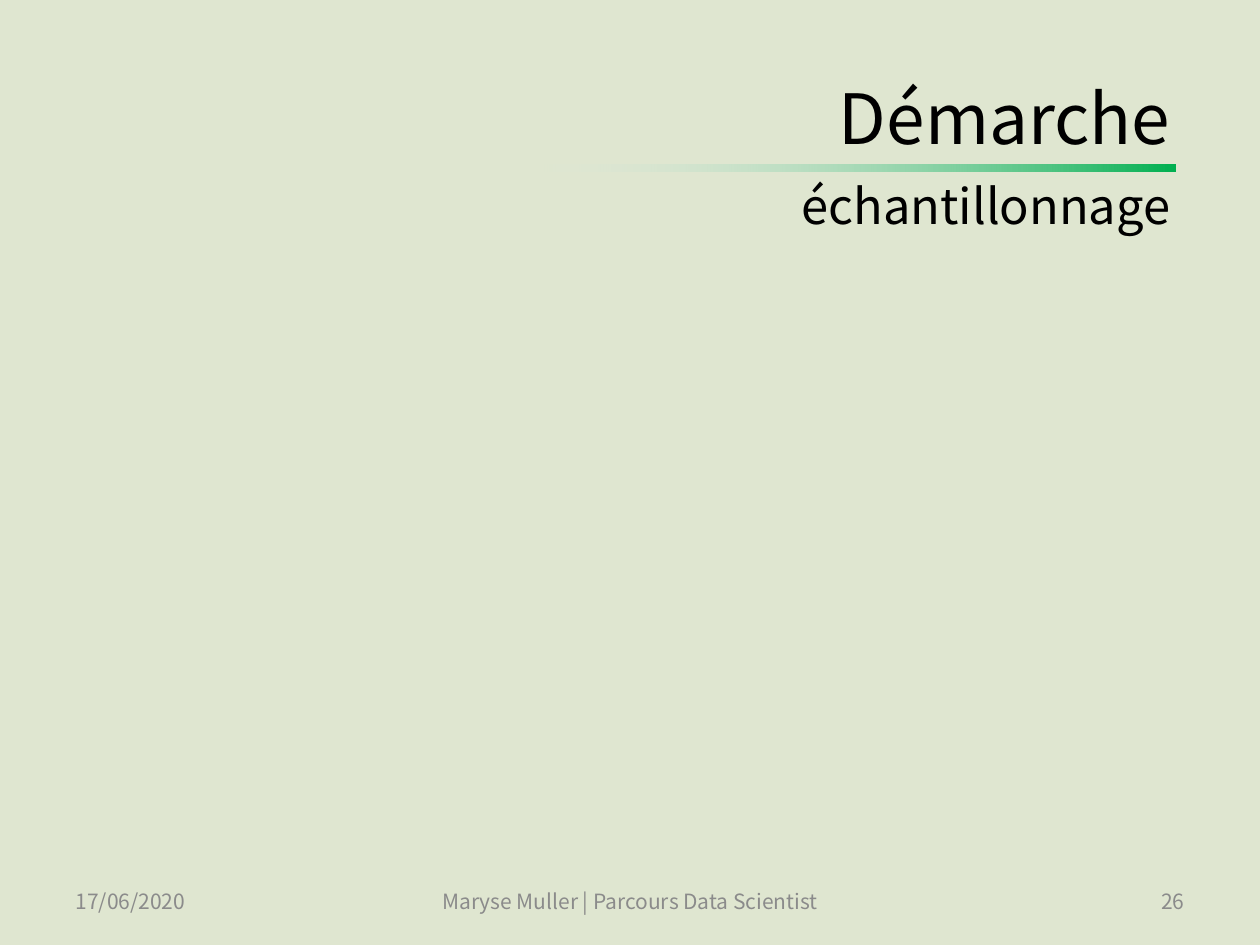
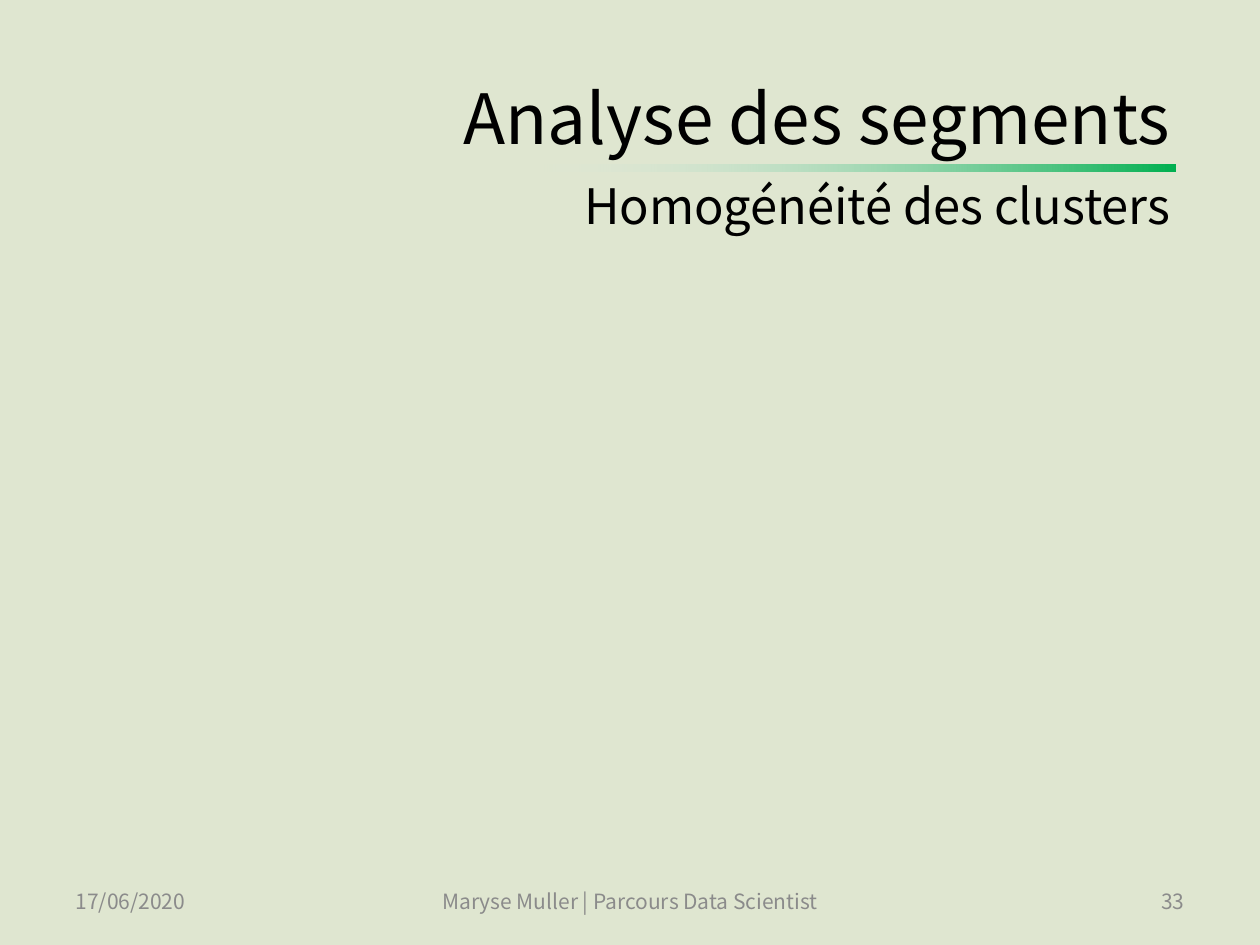
Before and after one commit to SmellyArmure/OC_DS_Project5, a slide deck: slide 33 of PRESENTATION/Projet5.pptx (slide 26 before the commit). Drawn at 1260x945 pixels with LibreOffice and Linux fonts; fonts in the diff are those of the drawing. Boxes give left, top, right and bottom in pixels: in the first picture for what was removed or moved away, otherwise in the second. Text is boxed around its words. In the diff, an @@ line names an element or a change of style, - is before the commit and + after.

```diff
--- a/PRESENTATION/Projet5.pptx
+++ b/PRESENTATION/Projet5.pptx
@@ title at <box>463,89,1170,236</box>: text changed @@
-Démarche
-échantillonnage
+Analyse des segments
+Homogénéité des clusters
@@ page number at <box>1161,893,1184,909</box>: text changed @@
-26
+33
```
Also in this commit, not shown: 15 other slides changed, 6 slides added, 9 other files.
